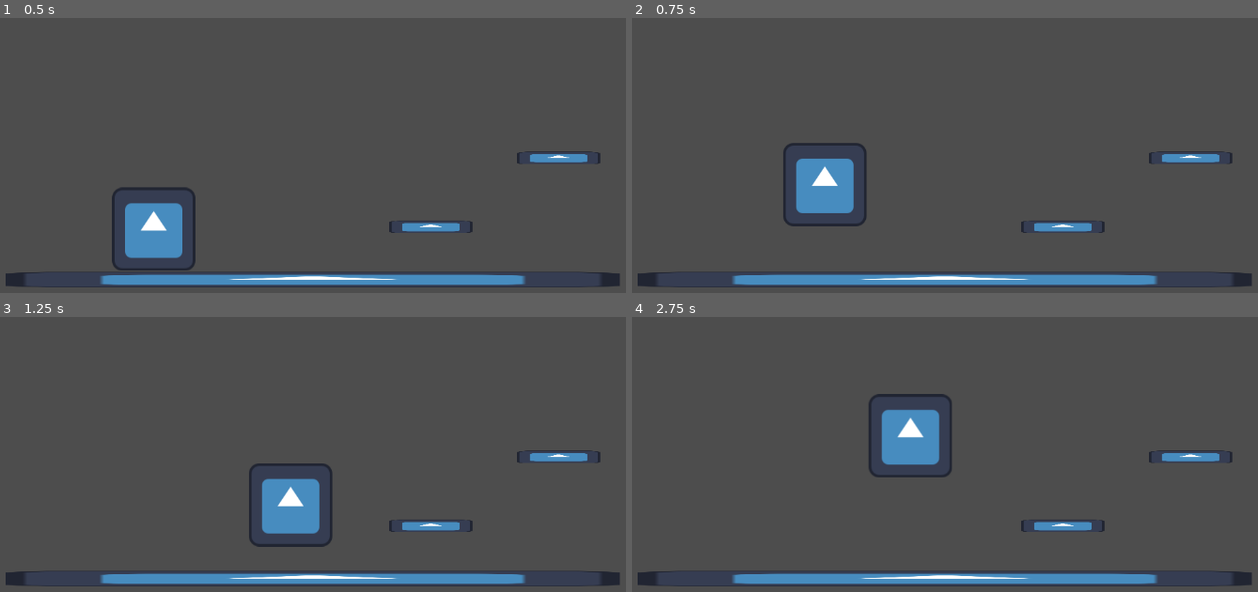
Above: before the commit, frames 1-4 (two rows, left to right).
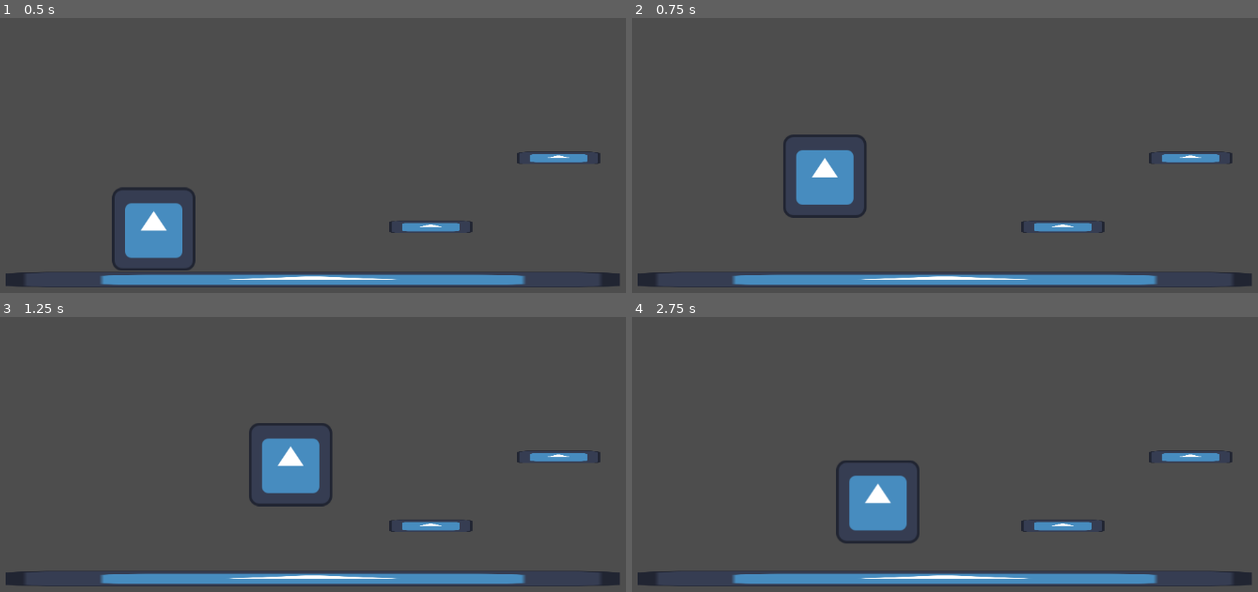
Above: after the commit, the same moments.

Repository: DecianDev365/Little-Locksmith-Game
Game: Godot game, scene res://main.tscn
The game is run twice, just before and just after one commit, with the same random seed, the same clock (stepped at 60 frames per second) and the same inputs. The engine's default icon, where the game draws it, is replaced by a stand-in: a white triangle on a blue panel in a dark square.
Inputs:
- Up to frame 1 (0.5 s): no input
- Up to frame 2 (0.75 s): tap Enter (ui_accept) at 0.5, 0.6 s; hold Right (ui_right) from 0.53 s (still down)
- Up to frame 3 (1.25 s): keep holding Right (ui_right); tap Enter (ui_accept) at 0.77, 1.07 s
- Up to frame 4 (2.75 s): tap Enter (ui_accept) at 1.35, 1.52, 1.82, 2.1 s; release Right (ui_right) at 2.03 s; hold Left (ui_left) from 2.03 s (still down)

Frame 1 is identical in both runs. In frame 2, 1.4% of the frame differs, in the area x 24-38%, y 42-76%; in frame 3, 3.5%; in frame 4, 4.7%, in the area x 32-52%, y 27-83%.

Commit message:
added double jump

Diff:
--- a/a-lock's-little-locksmith/character_body_2d.gd
+++ b/a-lock's-little-locksmith/character_body_2d.gd
@@ -1,26 +1,29 @@
 extends CharacterBody2D
-
 
 const SPEED = 300.0
 const JUMP_VELOCITY = -400.0
 
+var jumps_left = 2
+var was_on_floor = false
 
 func _physics_process(delta: float) -> void:
-	# Add the gravity.
 	if not is_on_floor():
 		velocity += get_gravity() * delta
 
-	# Handle jump.
-	var jump_left = 2
-	if Input.is_action_just_pressed("ui_accept") and is_on_floor():
-		velocity.y = JUMP_VELOCITY
-
-	# Get the input direction and handle the movement/deceleration.
-	# As good practice, you should replace UI actions with custom gameplay actions.
 	var direction := Input.get_axis("ui_left", "ui_right")
 	if direction:
 		velocity.x = direction * SPEED
 	else:
 		velocity.x = move_toward(velocity.x, 0, SPEED)
 
+	if Input.is_action_just_pressed("ui_accept") and jumps_left > 0:
+		velocity.y = JUMP_VELOCITY
+		jumps_left -= 1
+
 	move_and_slide()
+
+	# Reset only when landing after being airborne.
+	if is_on_floor() and not was_on_floor:
+		jumps_left = 2
+
+	was_on_floor = is_on_floor()
